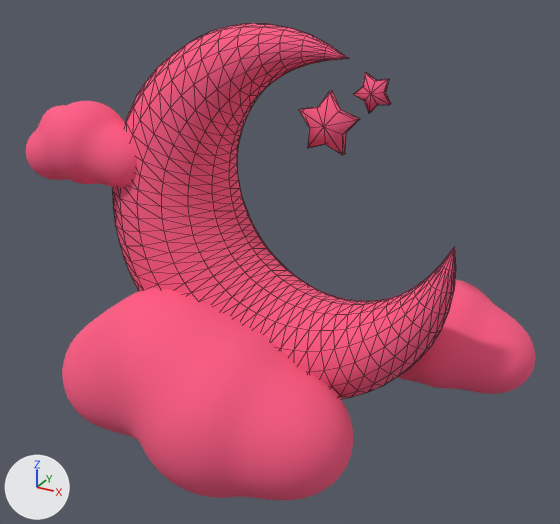
A saved change to the glTF model public/blender/dream.glb.
One viewpoint serves both versions: a camera (50 mm lens) standing at (1.256, -2.054, 1.05) and looking at (0.096, 0.056, -0.005). Every picture has the same lights, and +X, +Y and +Z are marked at lower left. Mesh edges are drawn as thin lines on the coarser meshes. Where no turn or scale is listed for an object, it has been applied to the vertices.

In view in the first picture: 'cloud1', 'cloud2', 'cloud3', 'moon', 'star1', 'star2'.
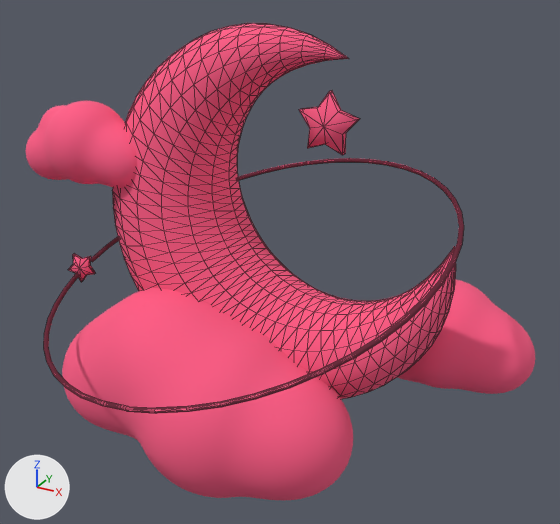
Patch to the scene script:
```diff
--- a/public/blender/dream.glb.py
+++ b/public/blender/dream.glb.py
@@ me_béziercircle @@
+me_béziercircle.from_pydata(...)  # 694 vertices, 1380 faces; spans x -0.753..0.707, y -0.701..0.701, z -0.227..0.227
+me_béziercircle.materials.append(mat_dream)  # pink #ff5d87
@@ ob_star2 @@
-ob_star2 = bpy.data.objects.new('star2', me_circle_001)
-ob_star2.location = (0.382, 0.11, 0.584)
@@ ob_béziercircle @@
+ob_béziercircle = bpy.data.objects.new('BézierCircle', me_béziercircle)
+ob_béziercircle.location = (0.0, 0.0, 0.0)
```

What differs and where, as boxes (x1, y1, x2, y2) in the pictures (560 x 524 px):
'BézierCircle', added
    after: (44, 158, 464, 413)
'star2', deleted
    before: (353, 73, 391, 113)
